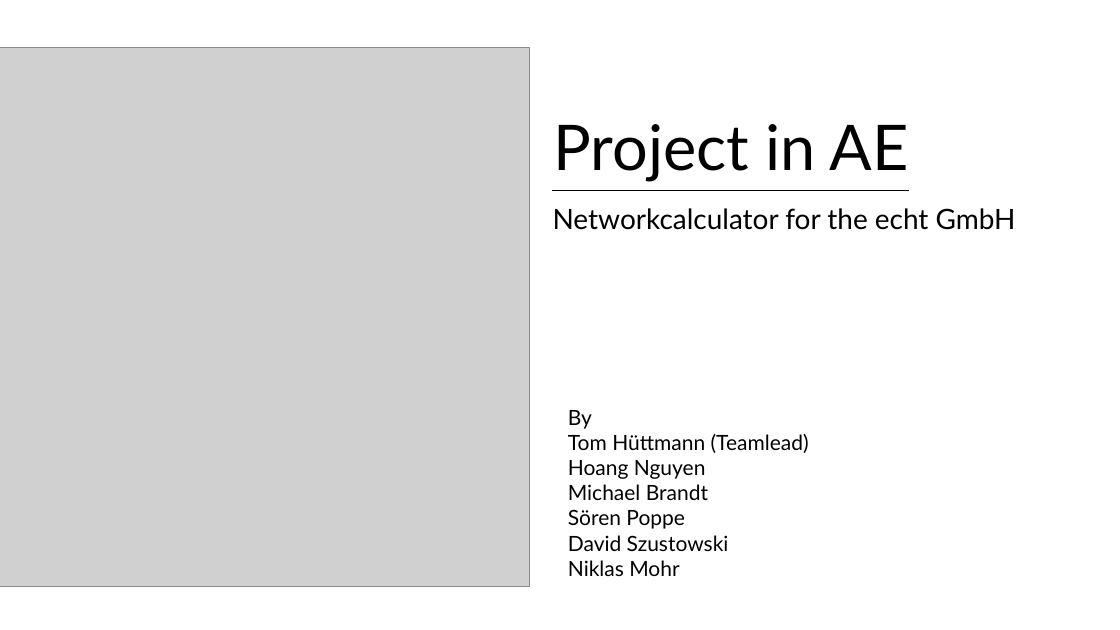
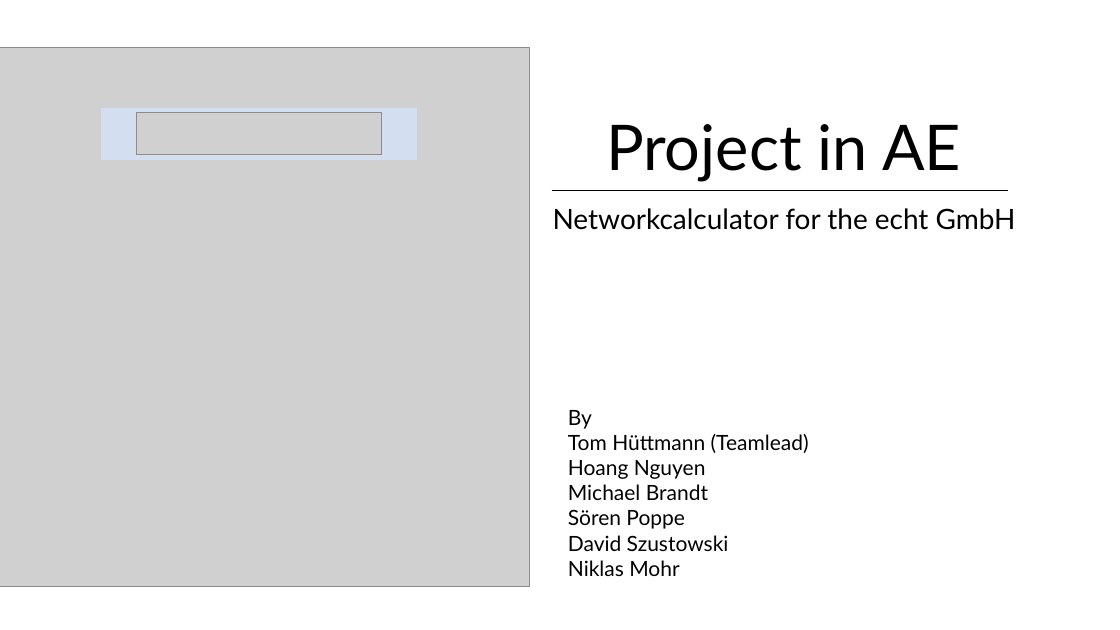
Before and after one commit to hnguyen94/netzwerkadressenrechner, a slide deck: slide 1 of doc/Presentation1.pptx. Drawn at 1120x630 pixels with LibreOffice and Linux fonts; fonts in the diff are those of the drawing; grey boxes stand for pictures. Boxes give left, top, right and bottom in pixels: in the first picture for what was removed or moved away, otherwise in the second. Text is boxed around its words. In the diff, an @@ line names an element or a change of style, - is before the commit and + after.

Commit message:
presentation

```diff
--- a/doc/Presentation1.pptx
+++ b/doc/Presentation1.pptx
@@ rectangle added at bbox=[102, 108, 417, 159], fill #D3DEF1, outline #D3DEF1 1 pt @@
@@ picture added at bbox=[137, 113, 382, 155] @@
@@ title "Project in AE": place and size @@
-title "Project in AE" at bbox=[554, 124, 909, 182]
+title "Project in AE" at bbox=[606, 124, 961, 182]
@@ line moved from (552, 191) - (909, 191) to (552, 191) - (1009, 191) @@
```
Also in this commit, not shown: 1 other slide changed.
